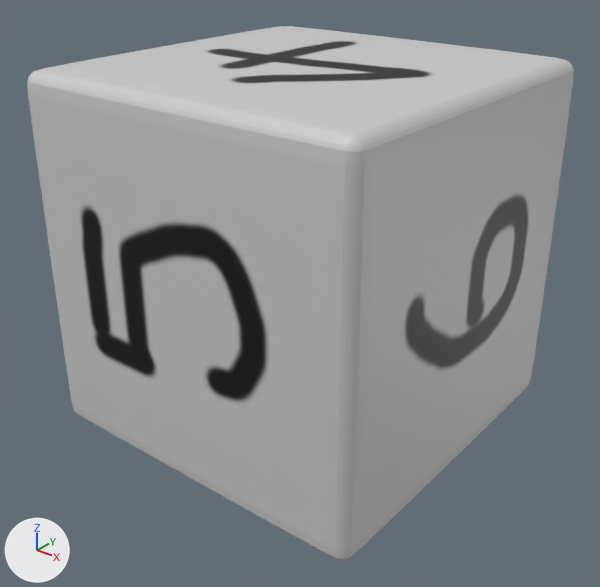
What one commit did to the glTF model models/d6.glb.
Rendered twice from a camera (50 mm lens) standing at (6.02, -7.68, 4.09) and looking at (0.07, -0.26, -0.51). Every picture has the same lights, and +X, +Y and +Z are marked at lower left. Where no turn or scale is listed for an object, it has been applied to the vertices.

The first picture shows 'd6'.
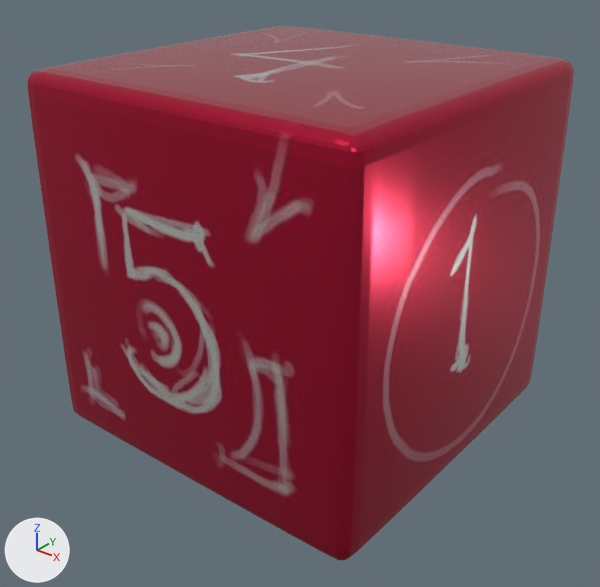
Pixel boxes (x1, y1, x2, y2) of what changed, in the pictures (600 x 587 px):
```json
{"object": "d6", "change": "surface changed", "before": [27, 26, 574, 560], "after": [27, 26, 574, 560], "on screen": "grey to red"}
```

The change, as JSON lines over the scene's bpy script:
```json
{"op": "add", "block": "img_d6_texture", "code": ["img_d6_texture = load_image('D6 Texture', '_unpacked/D6_Texture', 1024, 1024, 'sRGB')"]}
{"op": "set", "path": "mat_material_002.texture", "old": "img_d6_base_color", "new": "img_d6_texture"}
{"op": "set", "path": "mat_material_002.metallic", "old": "0.0", "new": "0.866"}
{"op": "set", "path": "mat_material_002.roughness", "old": "0.5", "new": "0.161"}
```
